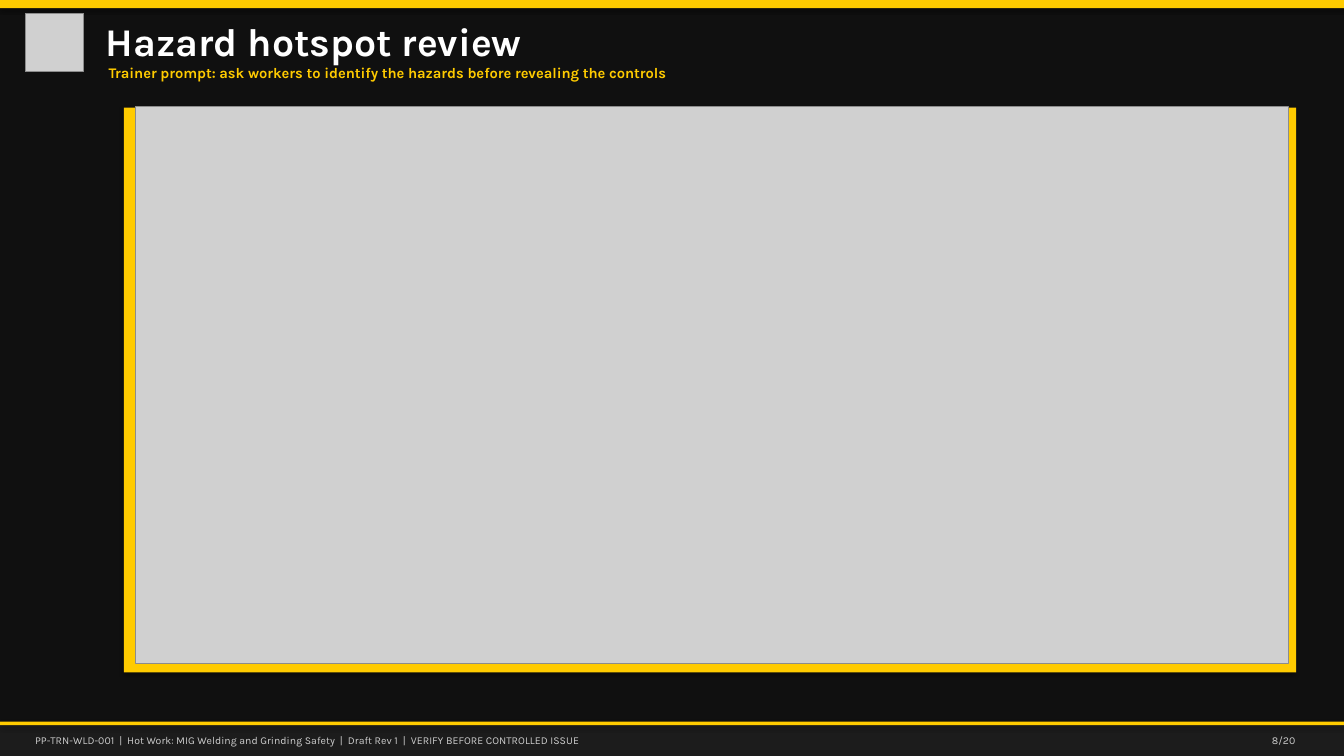
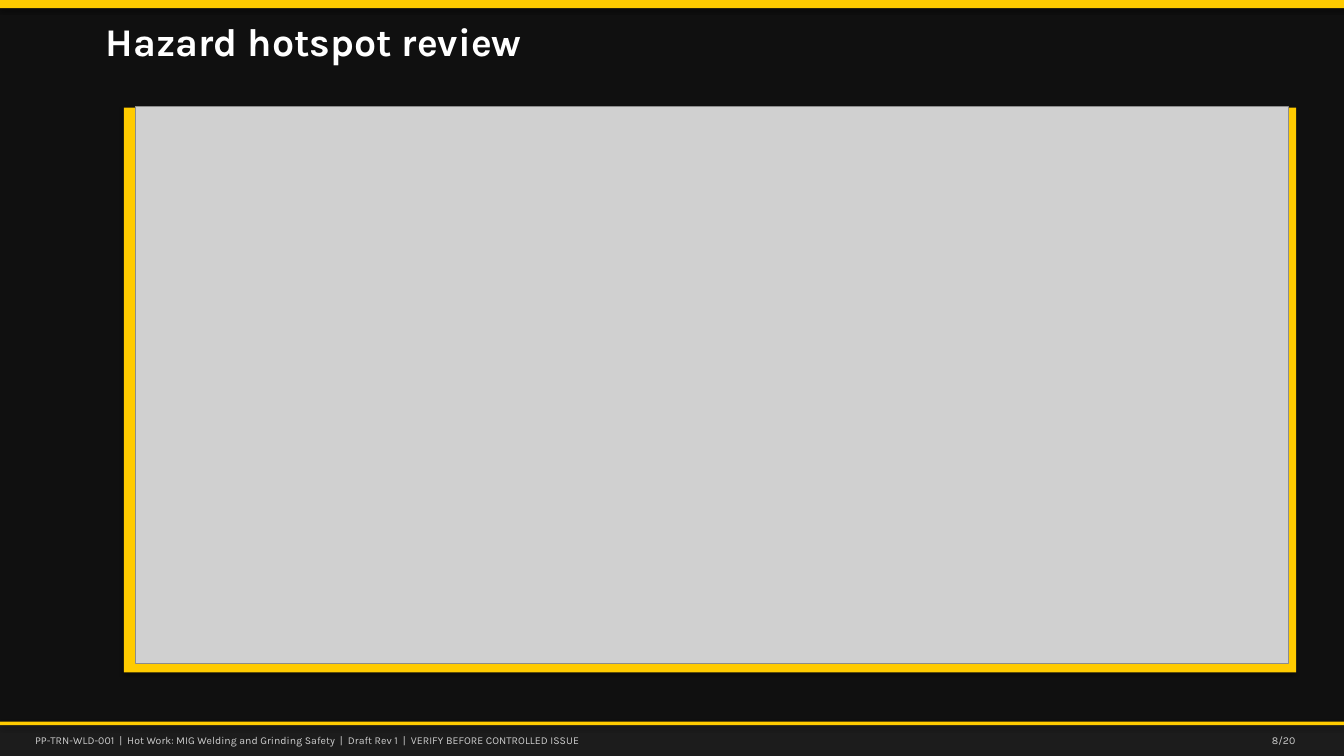
Before and after one commit to jaysonsugpatanjs-hub/jaysonsugpatanjs-hub.github.io, a slide deck: slide 8 of training/ppt/pp-trn-wld-001/source.pptx. Drawn at 1344x756 pixels with LibreOffice and Linux fonts; fonts in the diff are those of the drawing; grey boxes stand for pictures. Boxes give left, top, right and bottom in pixels: in the first picture for what was removed or moved away, otherwise in the second. Text is boxed around its words. In the diff, an @@ line names an element or a change of style, - is before the commit and + after.

```diff
--- a/training/ppt/pp-trn-wld-001/source.pptx
+++ b/training/ppt/pp-trn-wld-001/source.pptx
@@ picture removed at bbox=[25, 13, 84, 72] @@
@@ text removed at bbox=[109, 64, 666, 82] @@
-Trainer prompt: ask workers to identify the hazards before revealing the controls
```
Also in this commit, not shown: 18 other slides changed, 4 other files.
